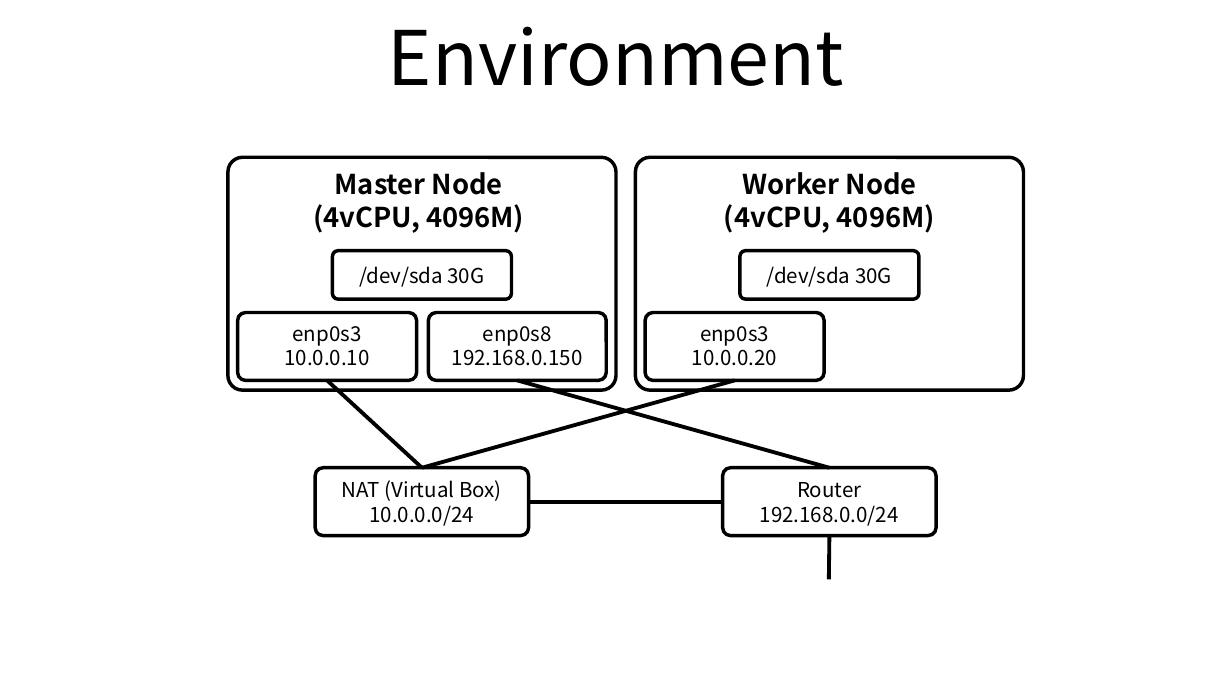
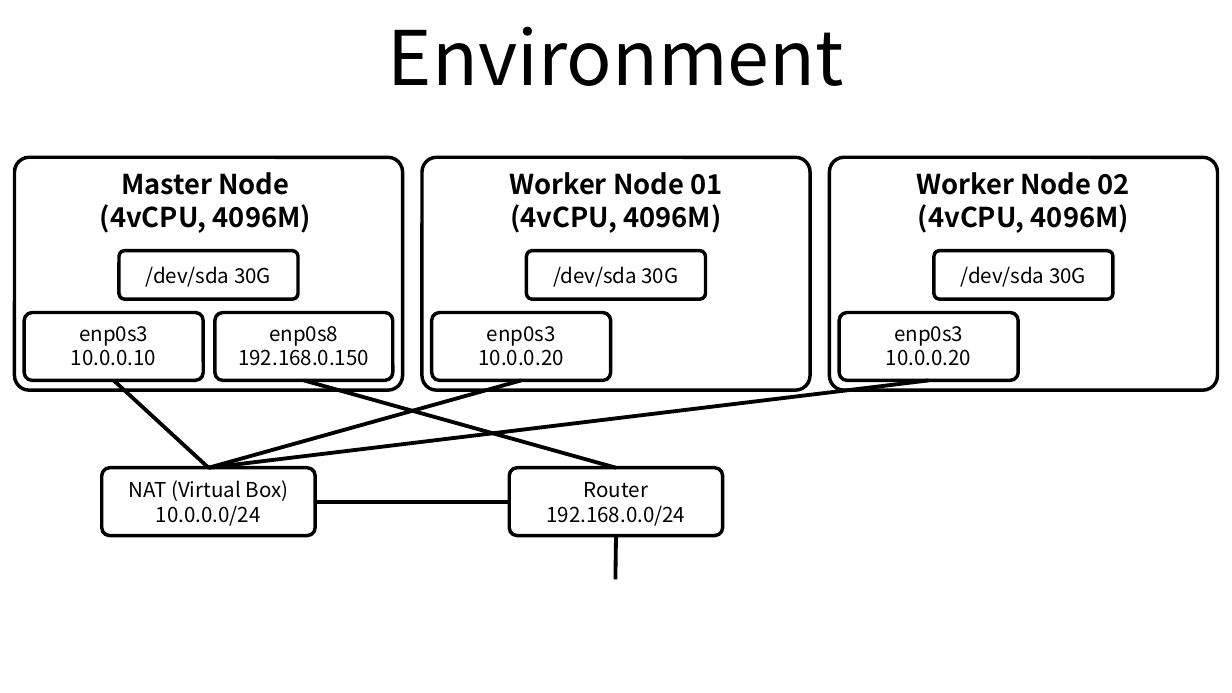
Before and after one commit to ssup2/blog-old, a slide deck: slide 1 of images/record/Kubernetes_Install_Ubuntu18.04/Kubernetes_Install.pptx. Drawn at 1232x693 pixels with LibreOffice and Linux fonts; fonts in the diff are those of the drawing. Boxes give left, top, right and bottom in pixels: in the first picture for what was removed or moved away, otherwise in the second. Text is boxed around its words. In the diff, an @@ line names an element or a change of style, - is before the commit and + after.

```diff
--- a/images/record/Kubernetes_Install_Ubuntu18.04/Kubernetes_Install.pptx
+++ b/images/record/Kubernetes_Install_Ubuntu18.04/Kubernetes_Install.pptx
@@ text in rounded rectangle at (509, 172, 722, 195): text changed @@
-Worker Node
+Worker Node 01
@@ rounded rectangle added at (829, 158, 1217, 391), outline #000000 2 pt, 16 pt, text #000000, bold @@
+Worker Node 02
+(4vCPU, 4096M)
@@ rounded rectangle added at (934, 251, 1112, 299), outline #000000 2 pt, 12 pt, text #000000 @@
+/dev/sda 30G
@@ rounded rectangle added at (839, 313, 1018, 381), outline #000000 2 pt, 12 pt, text #000000 @@
+enp0s3
+10.0.0.20
@@ line added from (929, 381) to (208, 468), #000000 2.25 pt @@
@@ 9 rounded rectangles, 5 lines: place and size @@
-9 rounded rectangles, 5 lines at (228, 158, 1024, 579)
+9 rounded rectangles, 5 lines at (15, 158, 811, 579)
```
Also in this commit, not shown: 3 other files.
